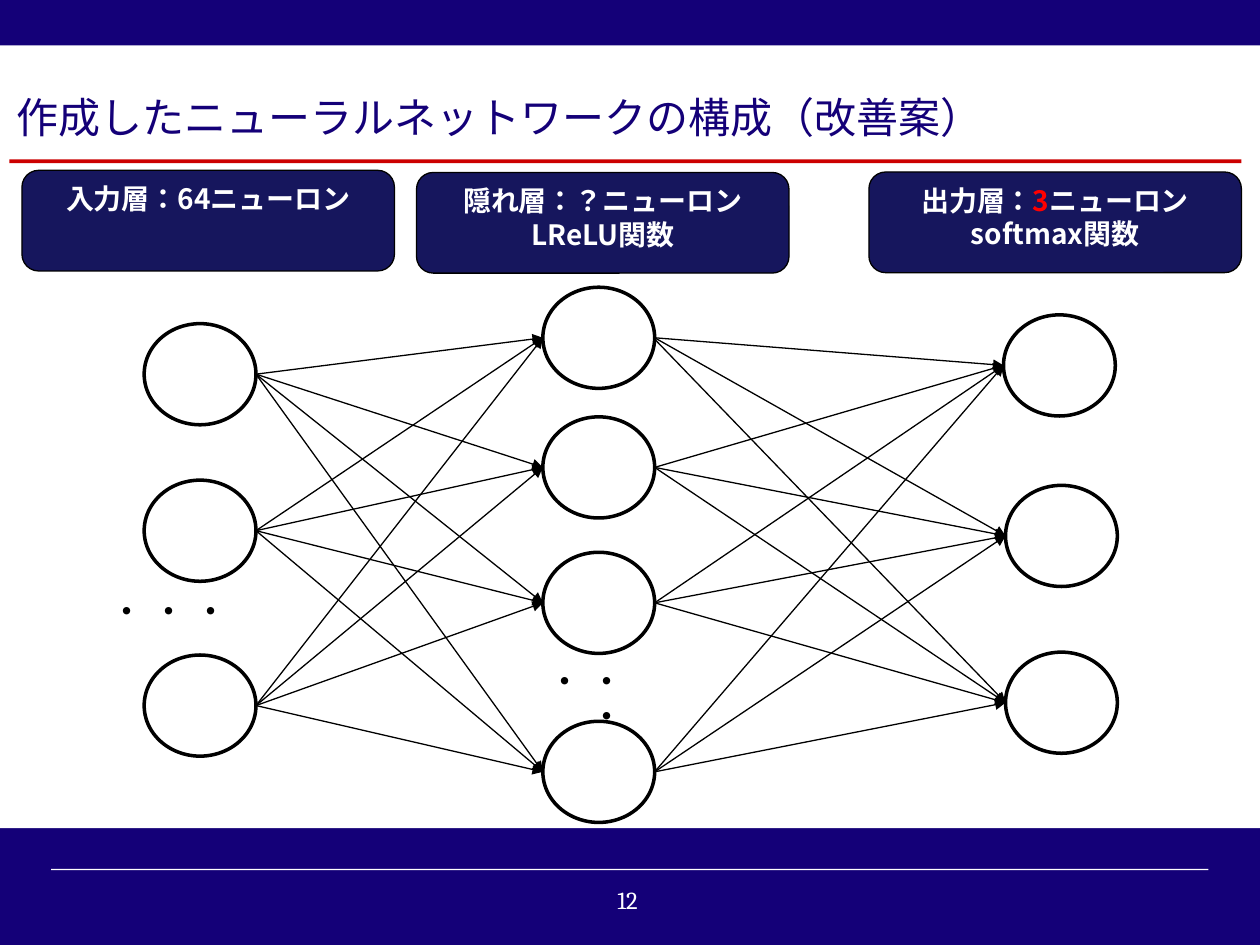
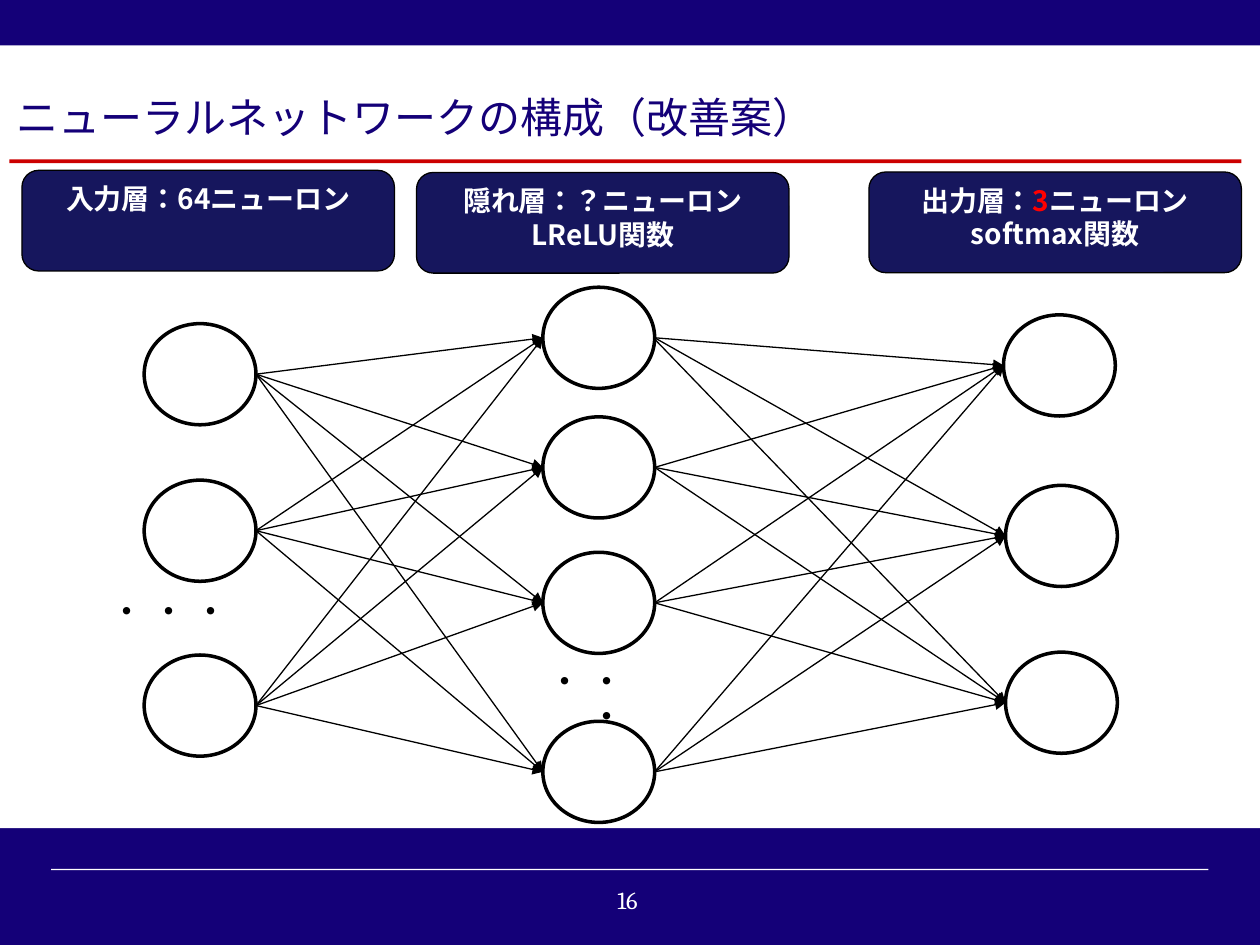
Before and after one commit to reversi-ir/ai-program, a slide deck: slide 16 of reversi-ai/result/オセロAI_技術アカデミー用説明資料.pptx (slide 12 before the commit). Drawn at 1260x945 pixels with LibreOffice and Linux fonts; fonts in the diff are those of the drawing; background and template pictures are left out. Boxes give left, top, right and bottom in pixels: in the first picture for what was removed or moved away, otherwise in the second. Text is boxed around its words. In the diff, an @@ line names an element or a change of style, - is before the commit and + after.

```diff
--- a/reversi-ai/result/オセロAI_技術アカデミー用説明資料.pptx
+++ b/reversi-ai/result/オセロAI_技術アカデミー用説明資料.pptx
@@ text at (16, 97, 814, 137): text changed @@
-作成したニューラルネットワークの構成（改善案）
+ニューラルネットワークの構成（改善案）
@@ page number at (617, 892, 637, 909): text changed @@
-12
+16
```
Also in this commit, not shown: 7 other slides changed, 4 slides added, 15 other files.
